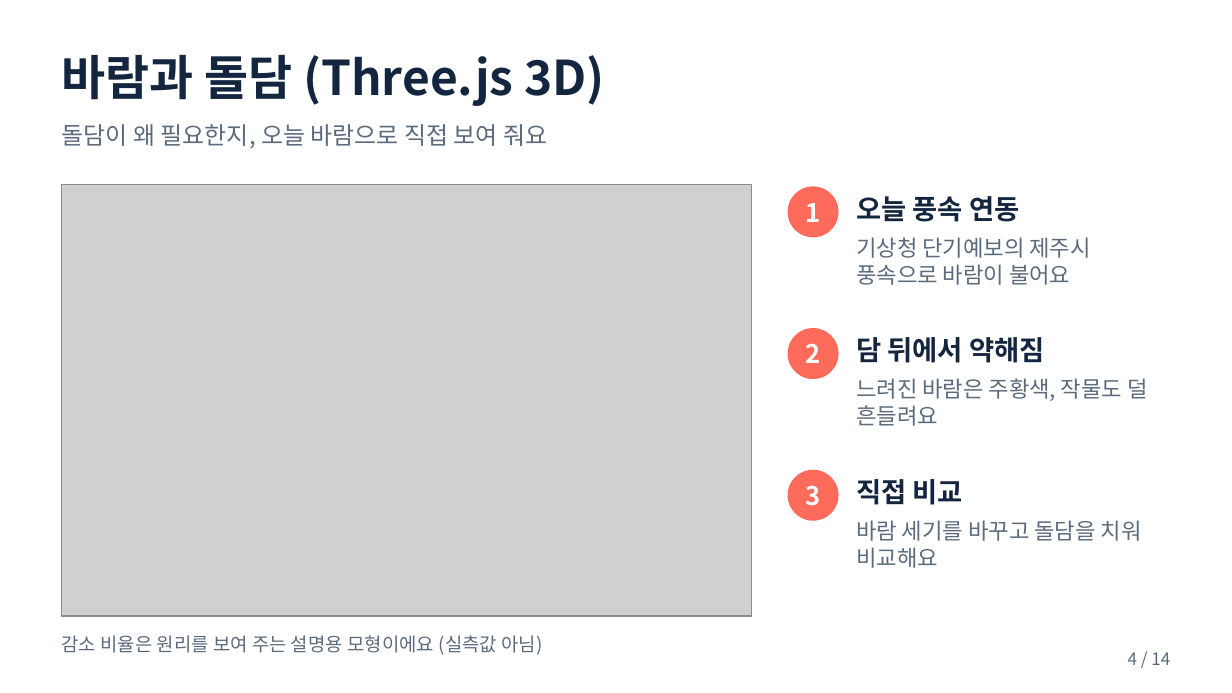
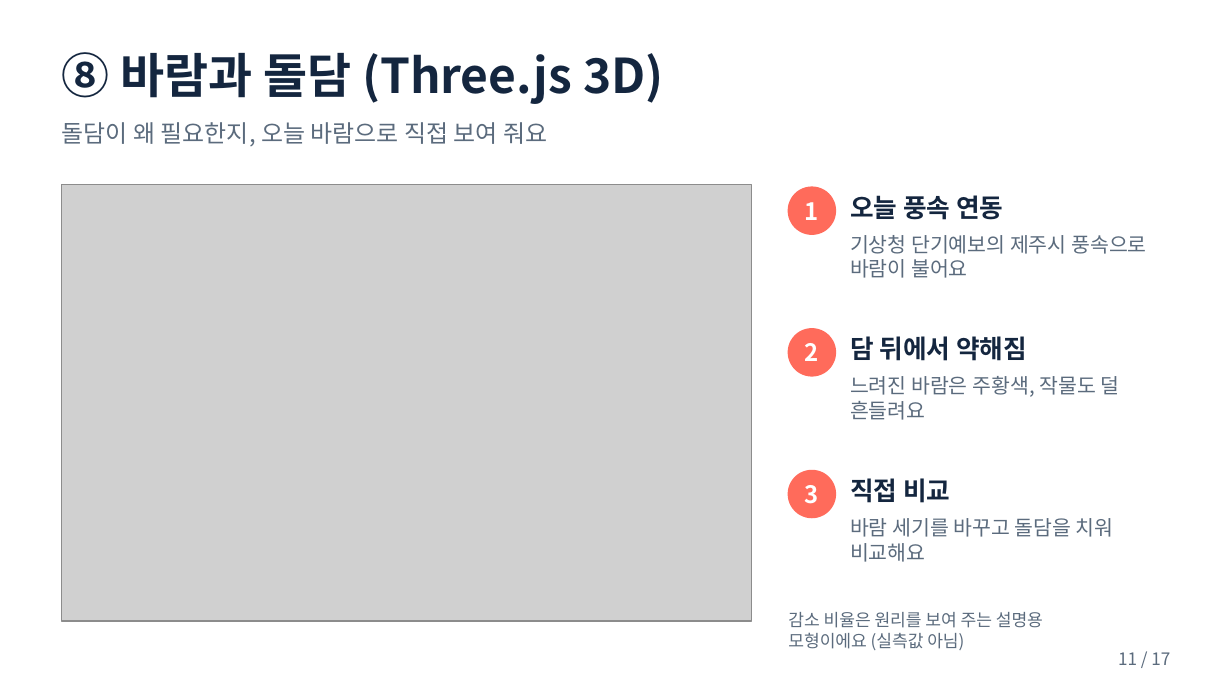
Before and after one commit to pjhjustin2430-cmd/doldam-today-jeju, a slide deck: slide 11 of docs/돌담오늘_발표자료.pptx (slide 4 before the commit). Drawn at 1232x693 pixels with LibreOffice and Linux fonts; fonts in the diff are those of the drawing; grey boxes stand for pictures. Boxes give left, top, right and bottom in pixels: in the first picture for what was removed or moved away, otherwise in the second. Text is boxed around its words. In the diff, an @@ line names an element or a change of style, - is before the commit and + after.

```diff
--- a/docs/돌담오늘_발표자료.pptx
+++ b/docs/돌담오늘_발표자료.pptx
@@ text at (62, 52, 664, 104): text changed @@
-바람과 돌담 (Three.js 3D)
+⑧ 바람과 돌담 (Three.js 3D)
@@ picture: place and size @@
-picture at (62, 185, 752, 616)
+picture at (62, 185, 752, 621)
@@ size 15 to 14 pt in 3 elements at (805, 485, 819, 504), (805, 202, 819, 220), (805, 343, 819, 361) @@
@@ size 16 to 15 pt in 3 elements at (850, 478, 950, 503), (850, 195, 1003, 220), (850, 336, 1027, 361) @@
@@ size 13 to 12 pt in 3 elements at (850, 235, 1146, 278), (850, 376, 1120, 420), (850, 518, 1114, 562) @@
@@ text "감소 비율은 원리를 보여 주는 ...": place and size @@
-text "감소 비율은 원리를 보여 주는 ..." at (62, 635, 542, 655)
+text "감소 비율은 원리를 보여 주는 ..." at (788, 612, 1043, 650)
@@ text "감소 비율은 원리를 보여 주는 ..." at (788, 612, 1043, 650): size 11 to 10 pt; vertical alignment middle to top @@
@@ text at (1118, 652, 1170, 665): text changed @@
-4 / 14
+11 / 17
```
Also in this commit, not shown: 7 other slides changed, 9 slides added, 6 slides removed, 8 other files.
